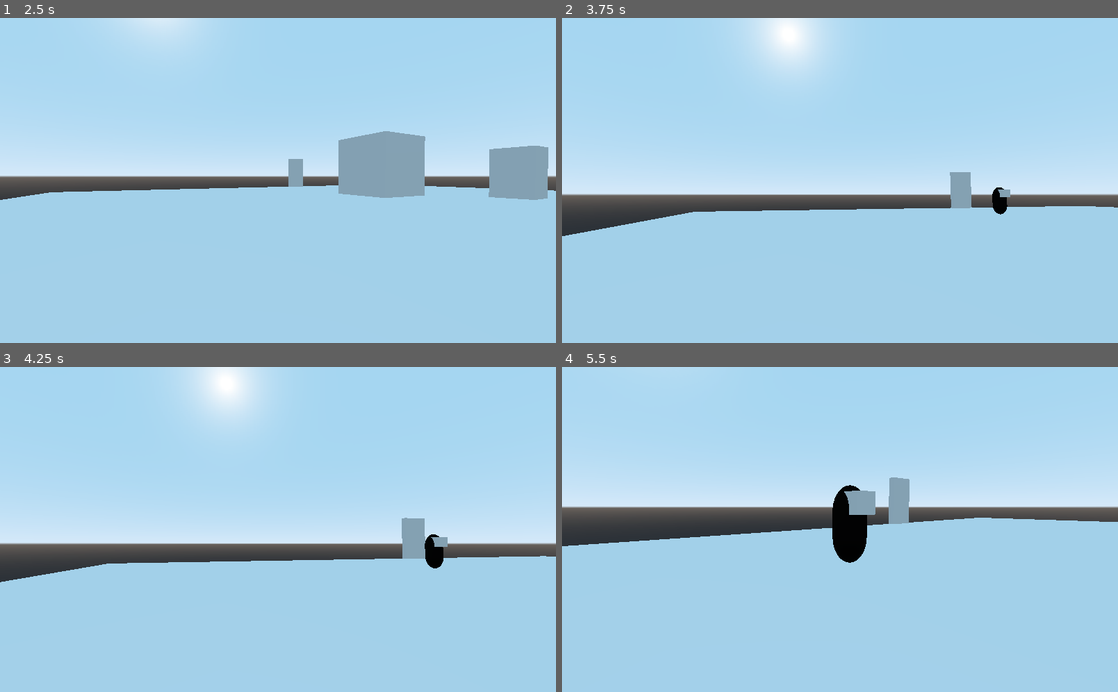
Above: before the commit, frames 1-4 (two rows, left to right).
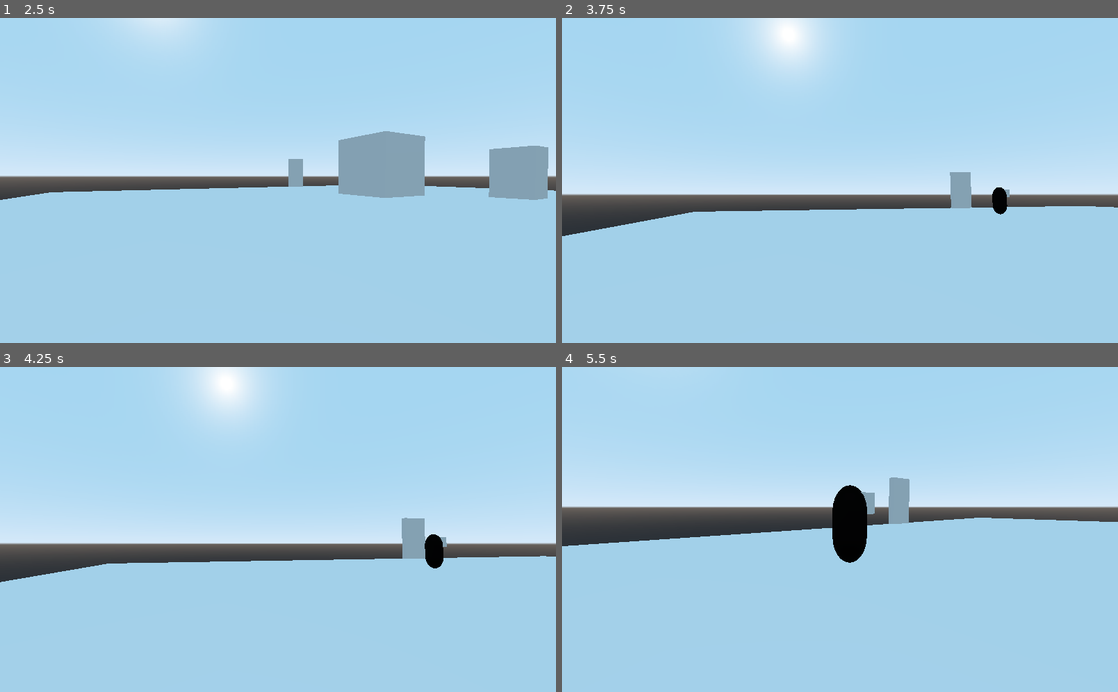
Above: after the commit, the same moments.

Repository: Xwilarg/EscapeTheCrunch
Game: Godot game, scene res://Resources/Scenes/FPSController.tscn
The game is run twice, just before and just after one commit, with the same random seed, the same clock (stepped at 60 frames per second) and the same inputs.
Inputs (mouse positions are in pixels of both pictures, inside the frame that each line leads up to):
- Up to frame 1 (2.5 s): click (278, 138) at 0.52 s; type "12" at 0.6 s; click (278, 154) at 0.75 s; type "12" at 0.83 s; click "Host" at 1.25 s; tap Enter at 2 s; move the mouse to (305, 180) at 2.02 s; hold W (move_forward) from 2.03 s (still down); hold E (action) from 2.03 s (still down)
- Up to frame 2 (3.75 s): keep holding W (move_forward); move the mouse to (812, 180) at 2.77 s; release E (action) at 2.78 s; tap E (action) at 2.85 s; move the mouse to (851, 174) at 3.52 s; hold E (action) from 3.53 s (still down)
- Up to frame 3 (4.25 s): keep holding W (move_forward); keep holding E (action)
- Up to frame 4 (5.5 s): keep holding W (move_forward); move the mouse to (834, 536) at 4.27 s; release E (action) at 4.28 s; tap E (action) at 4.35 s; move the mouse to (878, 532) at 5.02 s; hold E (action) from 5.03 s (still down)

Frame 1 is identical in both runs. In frame 2, less than 0.1% of the frame differs, in the area x 78-81%, y 52-59%; in frame 3, less than 0.1%; in frame 4, 0.3%, in the area x 49-57%, y 38-59%.

Commit message:
Fix rotation

Diff:
--- a/Resources/Scenes/Boss.gd
+++ b/Resources/Scenes/Boss.gd
@@ -33,10 +33,8 @@
 	if pos.distance_to(target_point) > 1:
 		# Calculate the velocity.
 		vel = (target_point - pos).slide(n).normalized() * speed;
-	var angle = Vector2(pos.x, pos.z).angle_to_point(Vector2(target_point.x, target_point.z));
-	print(angle);
-	self.set_rotation(Vector3(0, angle, 0));
 	move_and_slide(vel, Vector3(0, 1, 0));
+	look_at(transform.origin + vel, Vector3.UP)
 
 func _physics_process(delta):
 	if target.distance_to(self.translation) < 2.5:
